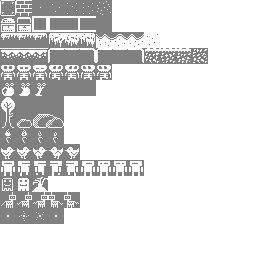
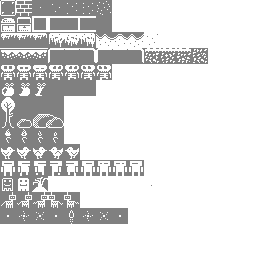
The second w=256, h=256 image is a revision of the first. Changes to its layers:
painted on "Untitled.png copy" over [64, 185, 152, 224]
